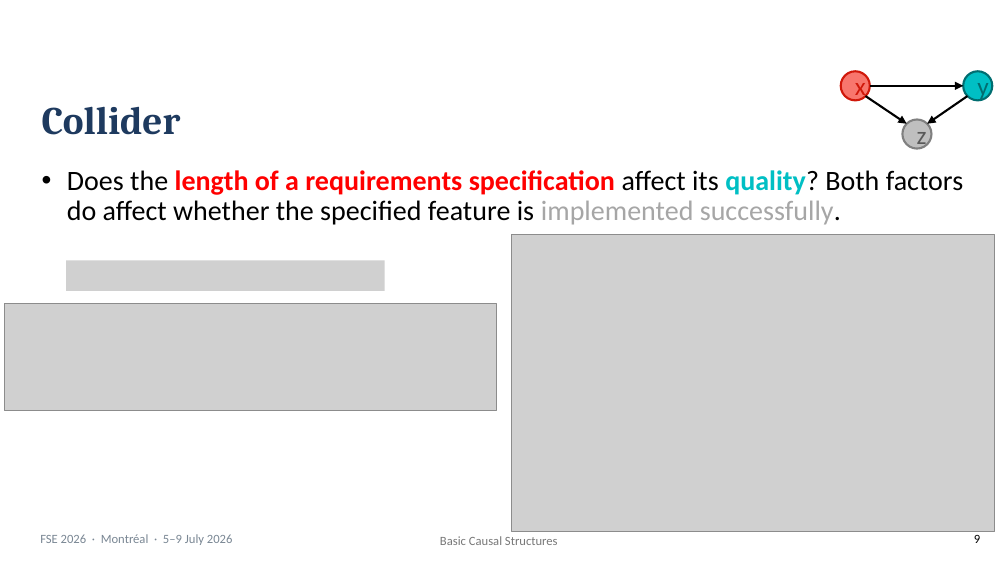
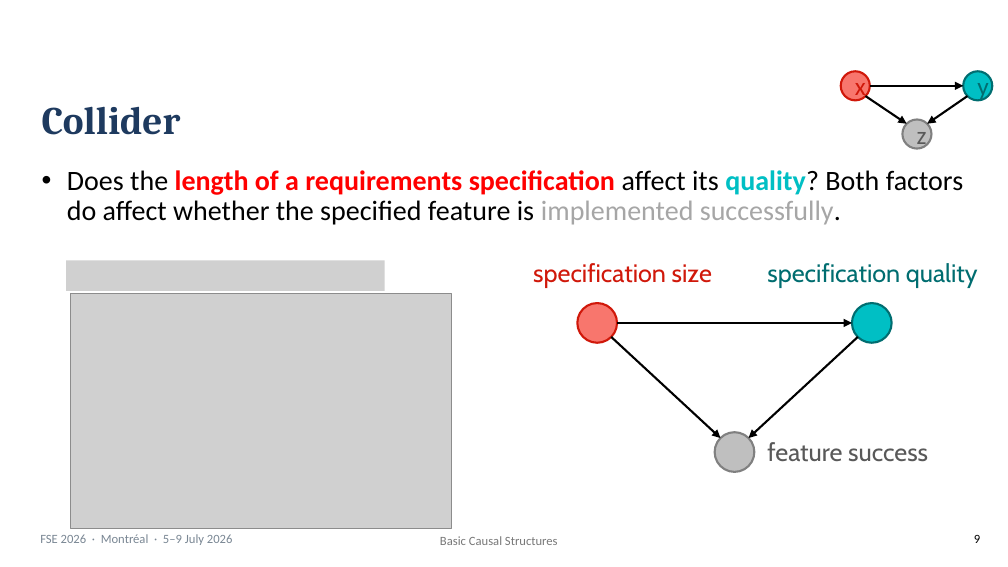
Before and after one commit to martinheyn/CI4SE_Tutorial, a slide deck: slide 9 of slides/Part 3 Basic Causal Structures and d-separation.pptx. Drawn at 1008x567 pixels with LibreOffice and Linux fonts; fonts in the diff are those of the drawing; grey boxes stand for pictures; background and template pictures are left out. Boxes give left, top, right and bottom in pixels: in the first picture for what was removed or moved away, otherwise in the second. Text is boxed around its words. In the diff, an @@ line names an element or a change of style, - is before the commit and + after.

```diff
--- a/slides/Part 3 Basic Causal Structures and d-separation.pptx
+++ b/slides/Part 3 Basic Causal Structures and d-separation.pptx
@@ text added at [533, 263, 712, 288], 18 pt, text #D0180A @@
+specification size
@@ text added at [767, 263, 978, 288], 18 pt, text #006D70 @@
+specification quality
@@ picture: place and size @@
-picture at [512, 234, 995, 531]
+picture at [71, 293, 452, 528]
@@ picture removed at [4, 303, 496, 410] @@
@@ ellipse added at [578, 303, 617, 343], fill #F8766D, outline #D0180A 1.5 pt @@
@@ arrow added from (617, 323) to (852, 323), #000000 1.5 pt @@
@@ ellipse added at [852, 303, 891, 343], fill #00BFC4, outline #006D70 1.5 pt @@
@@ arrow added from (611, 337) to (721, 438), #000000 1.5 pt @@
@@ arrow added from (858, 337) to (749, 438), #000000 1.5 pt @@
@@ ellipse added at [715, 432, 754, 472], fill #BFBFBF, outline #808080 1.5 pt @@
@@ text added at [767, 442, 928, 462], 18 pt, text #595959 @@
+feature success
```
Also in this commit, not shown: 6 other slides changed, 2 other files.
